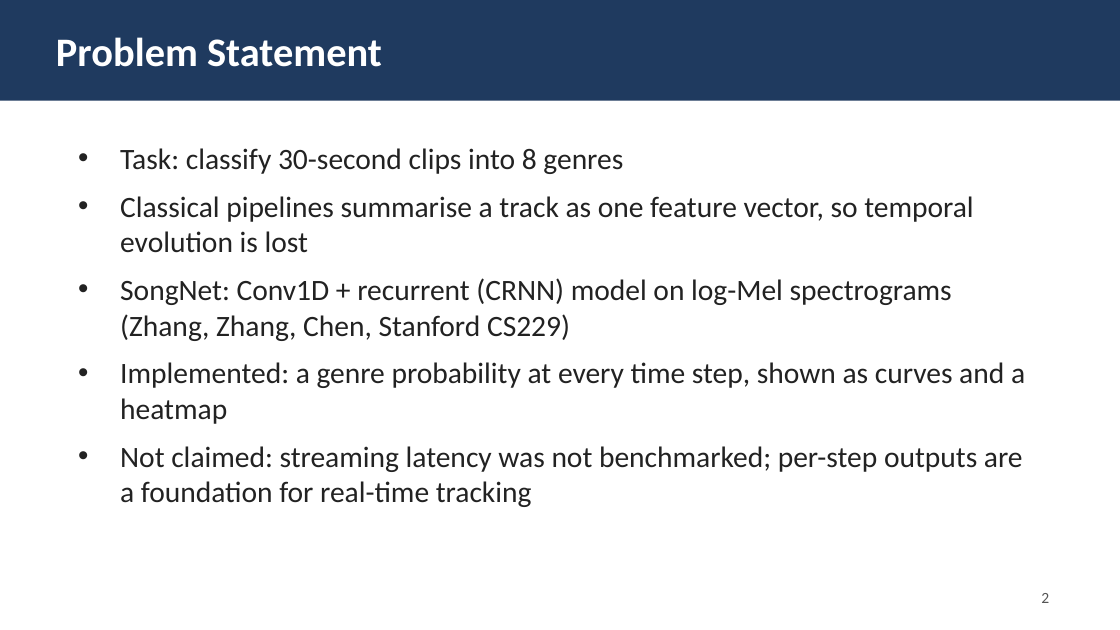
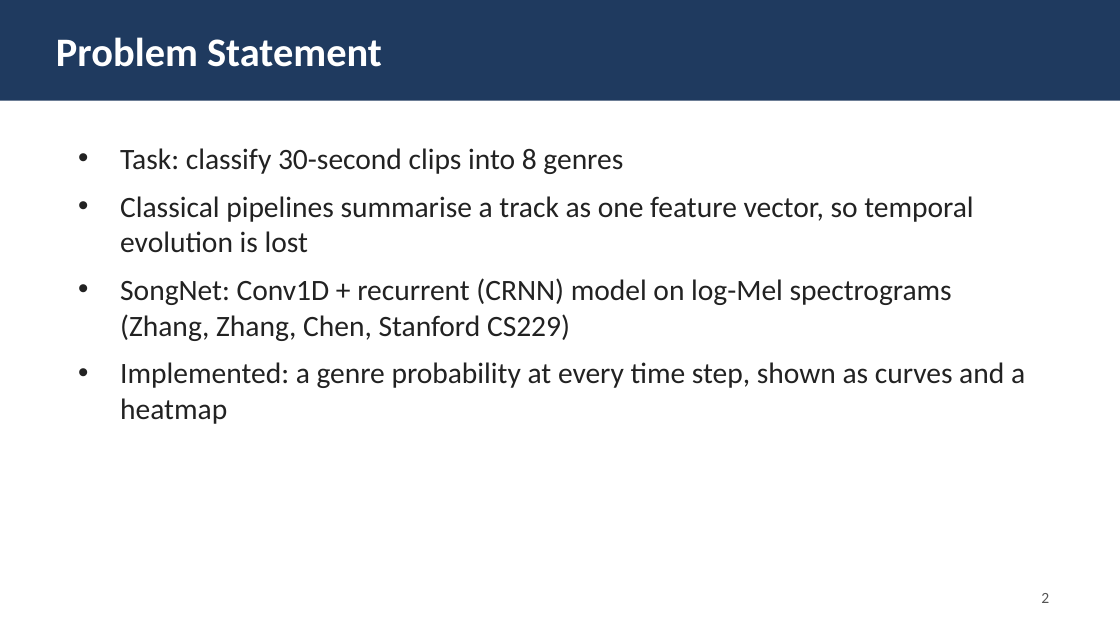
Before and after one commit to nidhi832/SONGNET, a slide deck: slide 2 of SongNet_Slides.pptx. Drawn at 1120x630 pixels with LibreOffice and Linux fonts; fonts in the diff are those of the drawing. Boxes give left, top, right and bottom in pixels: in the first picture for what was removed or moved away, otherwise in the second. Text is boxed around its words. In the diff, an @@ line names an element or a change of style, - is before the commit and + after.

```diff
--- a/SongNet_Slides.pptx
+++ b/SongNet_Slides.pptx
@@ text at box(120, 446, 1023, 507): paragraph removed @@
-• Not claimed: streaming latency was not benchmarked; per-step outputs are a foundation for real-time tracking
```
Also in this commit, not shown: 2 other slides changed.
